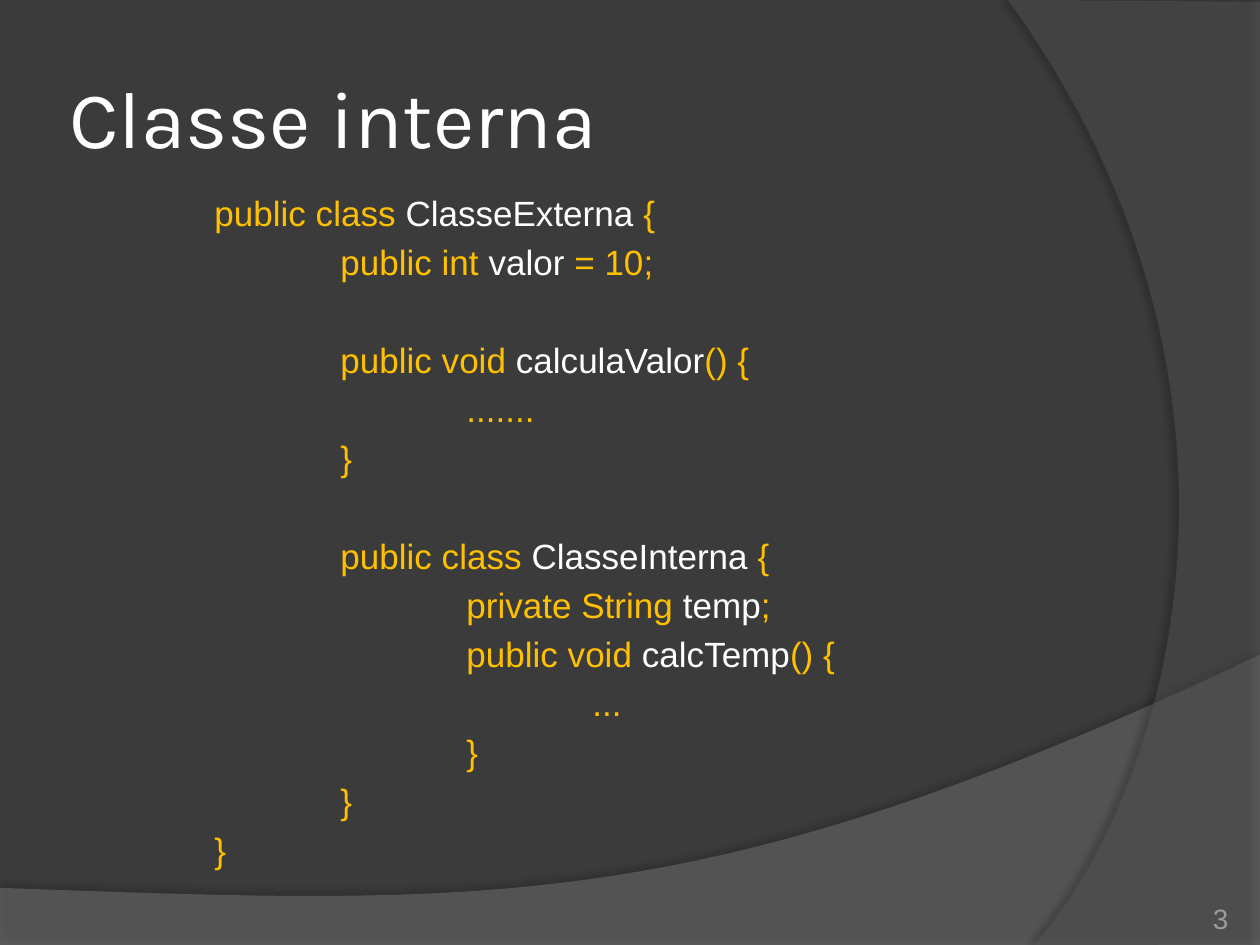
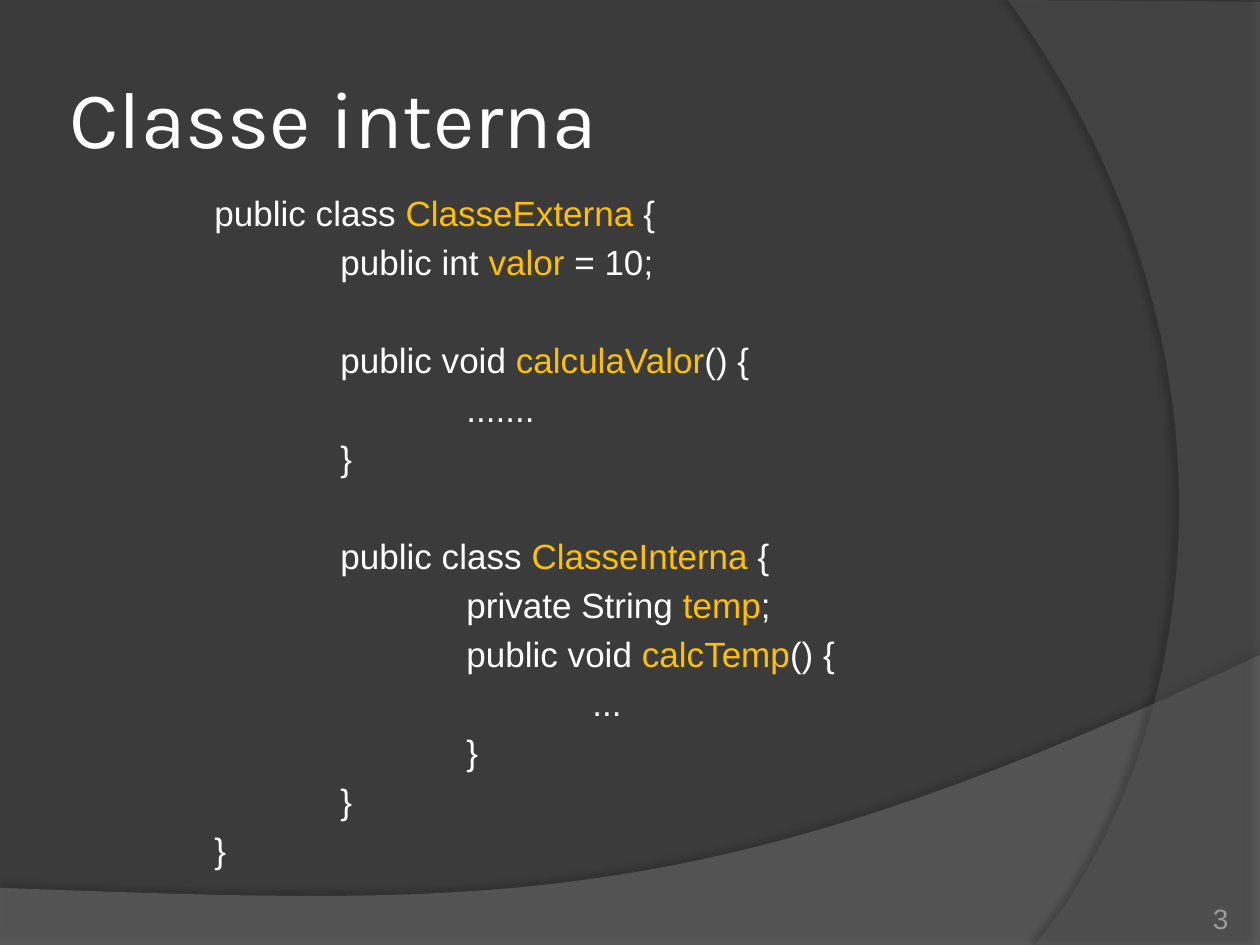
Before and after one commit to duchesqui/slzvieira-training, a slide deck: slide 3 of trunk/2-Java-Programmer-Modulo-II/01.Capitulo01.pptx. Drawn at 1260x945 pixels with LibreOffice and Linux fonts; fonts in the diff are those of the drawing. Boxes give left, top, right and bottom in pixels: in the first picture for what was removed or moved away, otherwise in the second. Text is boxed around its words. In the diff, an @@ line names an element or a change of style, - is before the commit and + after.

```diff
--- a/trunk/2-Java-Programmer-Modulo-II/01.Capitulo01.pptx
+++ b/trunk/2-Java-Programmer-Modulo-II/01.Capitulo01.pptx
@@ text "public class ClasseExterna {" at [214, 200, 813, 674]: text colour #FFC000 to #FFFFFF in "public class {", "public int = 10;", "public void calculaValor() {", "......." and 8 more places; text colour #FFFFFF to #FFC000 in "ClasseExterna", "valor", "calculaValor()", "ClasseInterna" and 2 more places @@
```
Also in this commit, not shown: 9 other slides changed, 11 other files.
